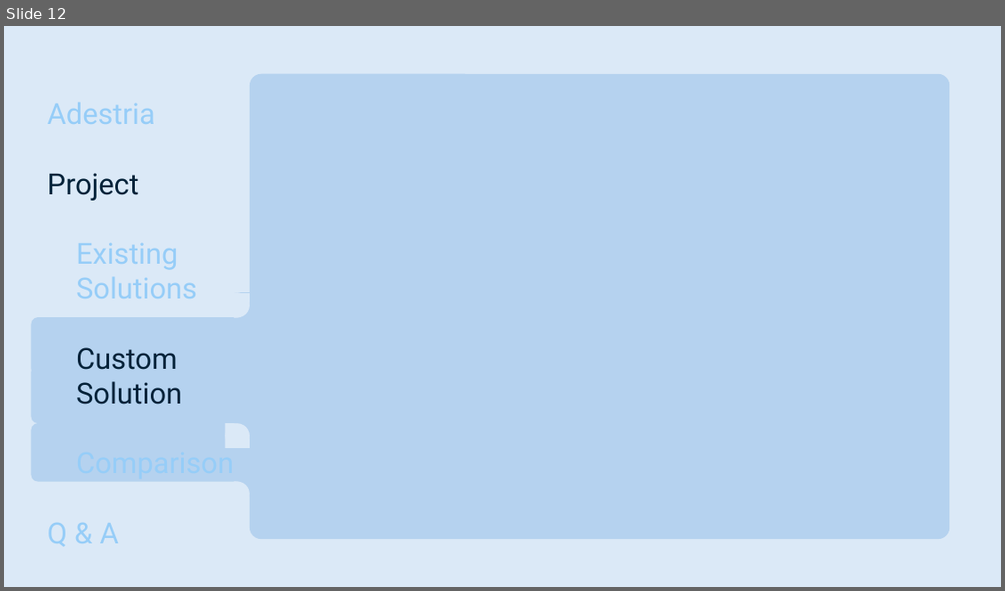
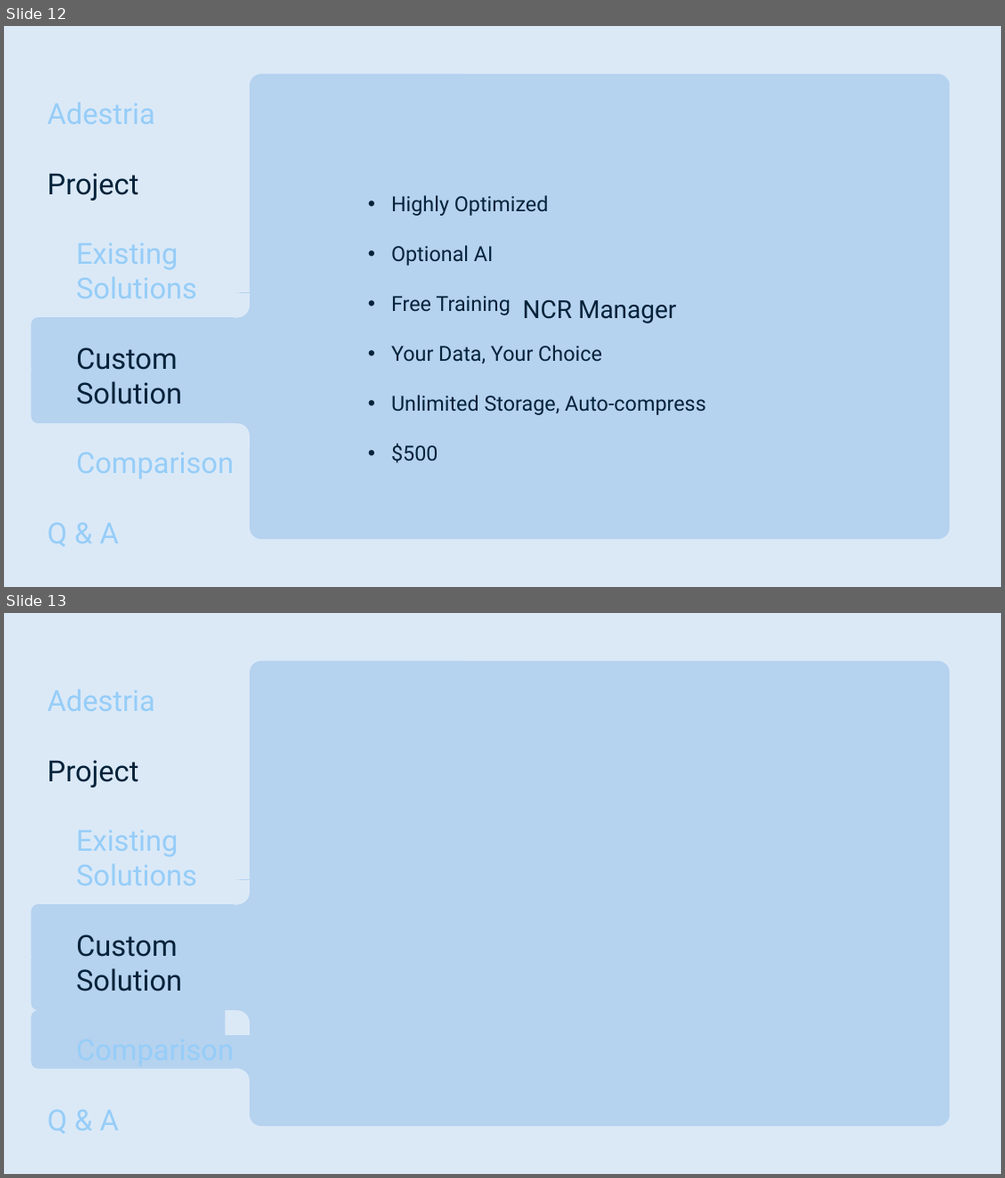
Before and after one commit to smutrux/prog1180, a slide deck: Deliverables/Presentation1.pptx. Shown one above the other, each under a label of ours: slide 12 before the commit, slides 12 and 13 after it. The pictures are 1005x591 and 1005x1178 pixels, drawn with LibreOffice and Linux fonts; fonts in the diff are those of the drawing. Boxes give left, top, right and bottom in pixels: in the first picture for what was removed or moved away, otherwise in the second. Text is boxed around its words. In the diff, an @@ line names an element or a change of style, - is before the commit and + after.

```diff
--- a/Deliverables/Presentation1.pptx
+++ b/Deliverables/Presentation1.pptx
@@ slide 12 added at [4, 26, 1001, 587], background #DBE9F7 @@
@@ rounded rectangle added at [250, 74, 949, 539], fill #B5D2EF @@
@@ text added at [48, 103, 234, 546], 28 pt, text #96CDF8 @@
+Adestria
+Project
+Existing
+Solutions
+Custom
+Solution
+Comparison
+Q & A
@@ text added at [391, 195, 706, 415], 20 pt, text #042239 @@
+• Highly Optimized
+• Optional AI
+• Free Training
+• Your Data, Your Choice
+• Unlimited Storage, Auto-compress
+• $500
@@ rectangle added at [226, 292, 250, 317], fill gradient #DBE9F7 to #B5D2EF @@
@@ ellipse added at [226, 292, 250, 317], fill #DBE9F7 @@
@@ rounded rectangle added at [31, 317, 267, 375], fill #B5D2EF @@
@@ rectangle added at [226, 293, 250, 318], fill gradient #DBE9F7 to #B5D2EF @@
@@ ellipse added at [226, 293, 250, 318], fill #DBE9F7 @@
@@ text added at [523, 300, 676, 323], 24 pt, text #042239 @@
+NCR Manager
@@ rounded rectangle added at [31, 365, 267, 423], fill #B5D2EF @@
@@ rectangle added at [226, 423, 250, 448], fill gradient #DBE9F7 to #B5D2EF @@
@@ rectangle added at [226, 423, 250, 448], fill gradient #DBE9F7 to #B5D2EF @@
@@ ellipse added at [226, 423, 250, 448], fill #DBE9F7 @@
@@ what was slide 12 is now slide 13 @@
```
Also in this commit, not shown: 12 slides changed.
